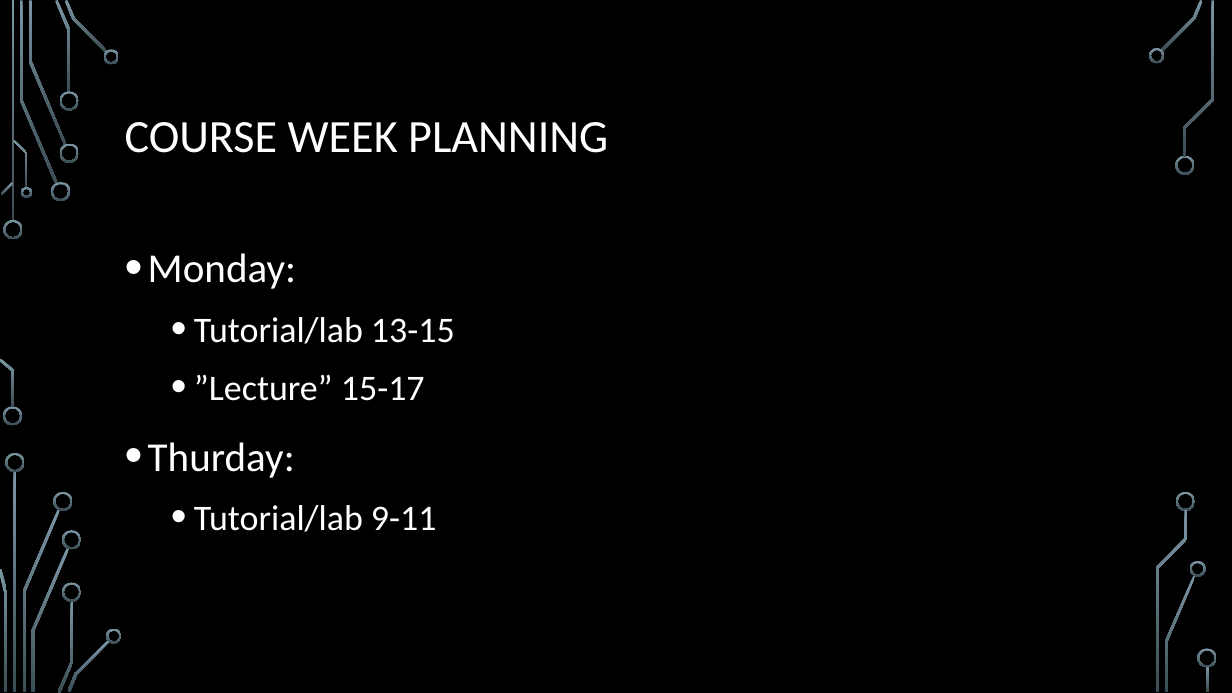
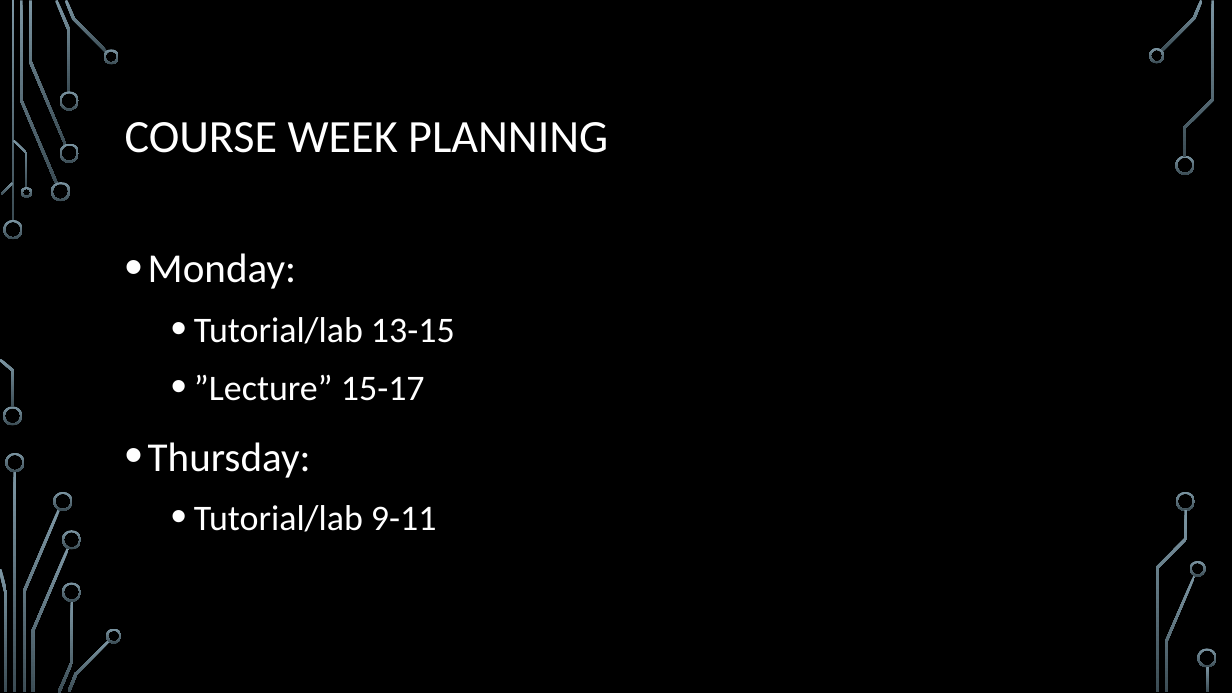
Before and after one commit to egges/mso, a slide deck: slide 24 of slides/introduction.pptx. Drawn at 1232x693 pixels with LibreOffice and Linux fonts; fonts in the diff are those of the drawing; background and template pictures are left out. Boxes give left, top, right and bottom in pixels: in the first picture for what was removed or moved away, otherwise in the second. Text is boxed around its words. In the diff, an @@ line names an element or a change of style, - is before the commit and + after.

```diff
--- a/slides/introduction.pptx
+++ b/slides/introduction.pptx
@@ text at (x1=148, y1=442, x2=311, y2=478): text changed @@
-• Thurday:
+• Thursday:
```
Also in this commit, not shown: 2 other slides changed, 4 slides added, 2 other files.
